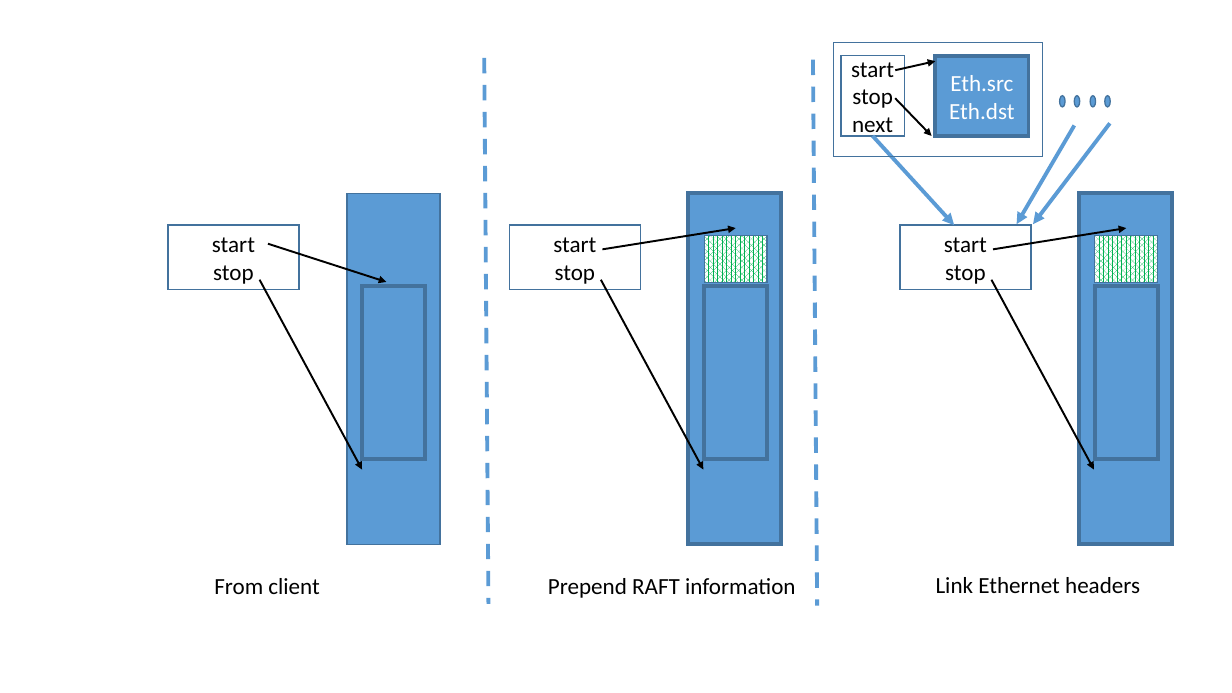
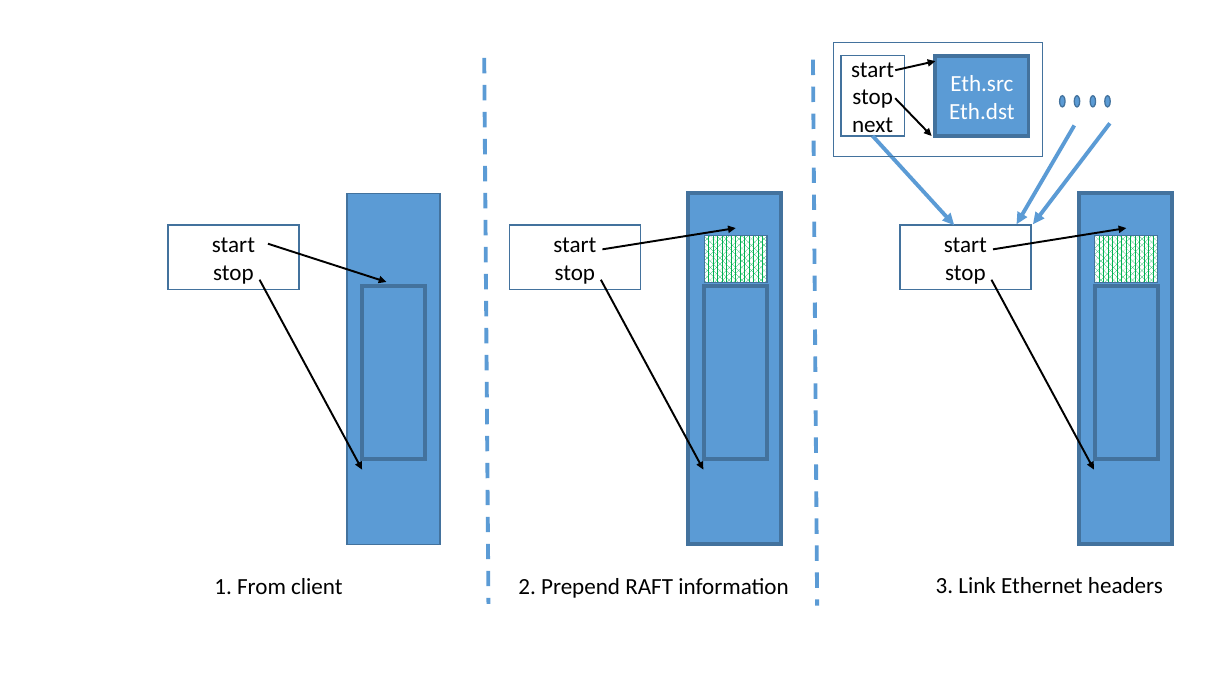
Before and after one commit to sdulloor/cyclone, a slide deck: slide 1 of paper/figures2/network_packet.pptx. Drawn at 1232x693 pixels with LibreOffice and Linux fonts; fonts in the diff are those of the drawing. Boxes give left, top, right and bottom in pixels: in the first picture for what was removed or moved away, otherwise in the second. Text is boxed around its words. In the diff, an @@ line names an element or a change of style, - is before the commit and + after.

```diff
--- a/paper/figures2/network_packet.pptx
+++ b/paper/figures2/network_packet.pptx
@@ text at (214,578,342,594): text changed @@
-From client
+1. From client
@@ text at (518,578,789,598): text changed @@
-Prepend RAFT information
+2. Prepend RAFT information
@@ text at (936,577,1163,593): text changed @@
-Link Ethernet headers
+3. Link Ethernet headers
```
Also in this commit, not shown: 5 other files.
